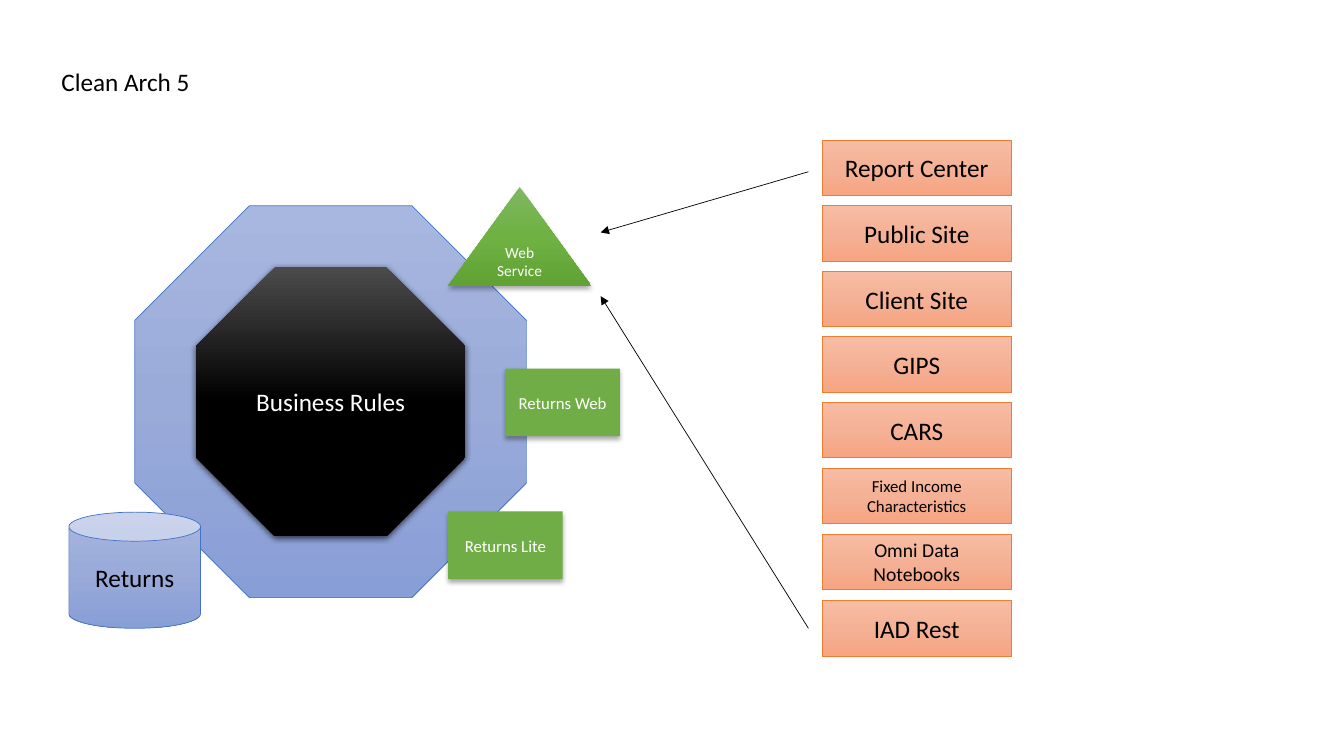
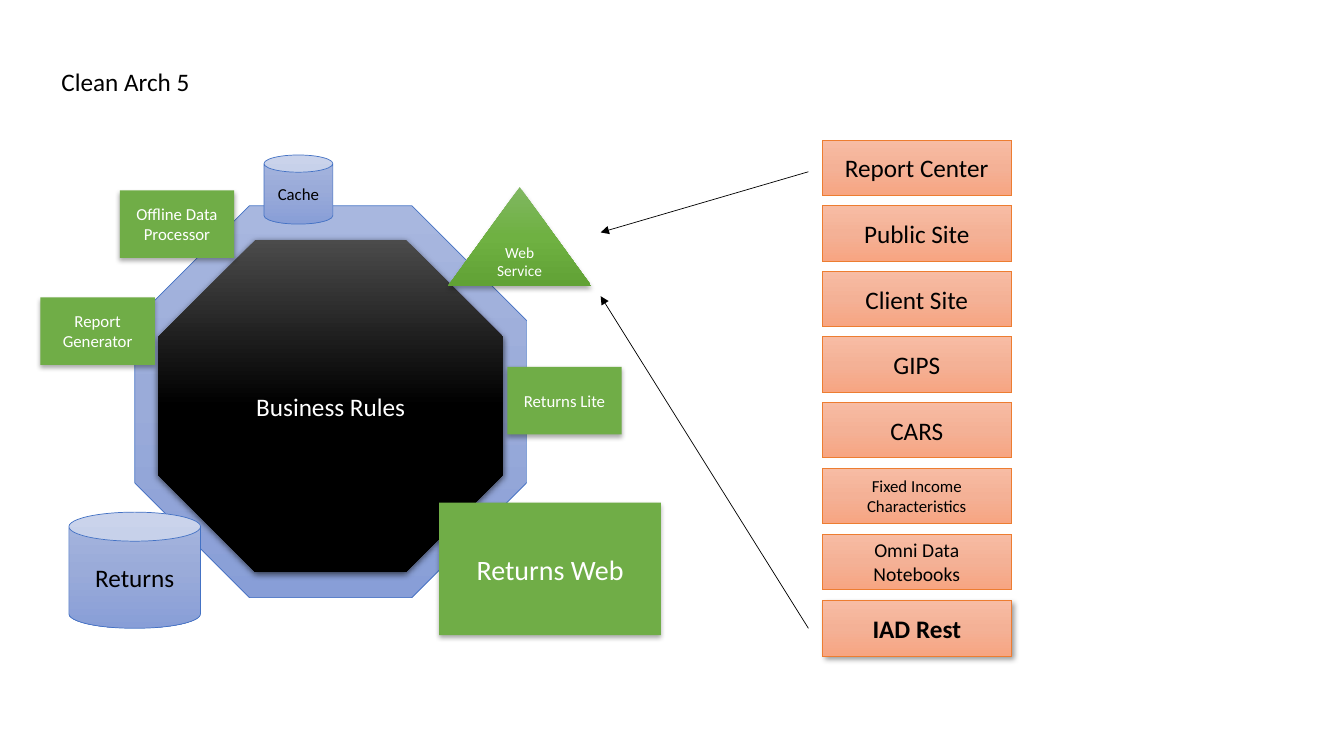
Before and after one commit to linus123/linus123.github.io, a slide deck: slide 7 of src/ReturnsWeb/ReturnsWebImages.pptx. Drawn at 1344x756 pixels with LibreOffice and Linux fonts; fonts in the diff are those of the drawing. Boxes give left, top, right and bottom in pixels: in the first picture for what was removed or moved away, otherwise in the second. Text is boxed around its words. In the diff, an @@ line names an element or a change of style, - is before the commit and + after.

```diff
--- a/src/ReturnsWeb/ReturnsWebImages.pptx
+++ b/src/ReturnsWeb/ReturnsWebImages.pptx
@@ cylinder added at [264,155,333,225], fill gradient #A8B7DF to #9AABD9 to #889ED7, outline #4472C4 0.5 pt, 12 pt, text #000000 @@
+Cache
@@ rectangle added at [120,191,235,258], fill #70AD47, 12 pt, text #FFFFFF @@
+Offline Data Processor
@@ octagon "Business Rules": place and size @@
-octagon "Business Rules" at [197,267,466,536]
+octagon "Business Rules" at [158,240,503,573]
@@ rectangle added at [40,297,155,365], fill #70AD47, 12 pt, text #FFFFFF @@
+Report Generator
@@ rectangle "Returns Lite": place and size @@
-rectangle "Returns Lite" at [449,511,564,579]
+rectangle "Returns Lite" at [507,367,622,435]
@@ rectangle "Returns Web": place and size @@
-rectangle "Returns Web" at [505,369,620,437]
+rectangle "Returns Web" at [440,503,661,635]
@@ rectangle "Returns Web" at [440,503,661,635]: size 12 to 20 pt @@
@@ rectangle "IAD Rest" at [823,601,1011,656]: letter outline none to #FFFFFF 0.75 pt, bold on; shadow on @@
```
Also in this commit, not shown: 1 other file.
